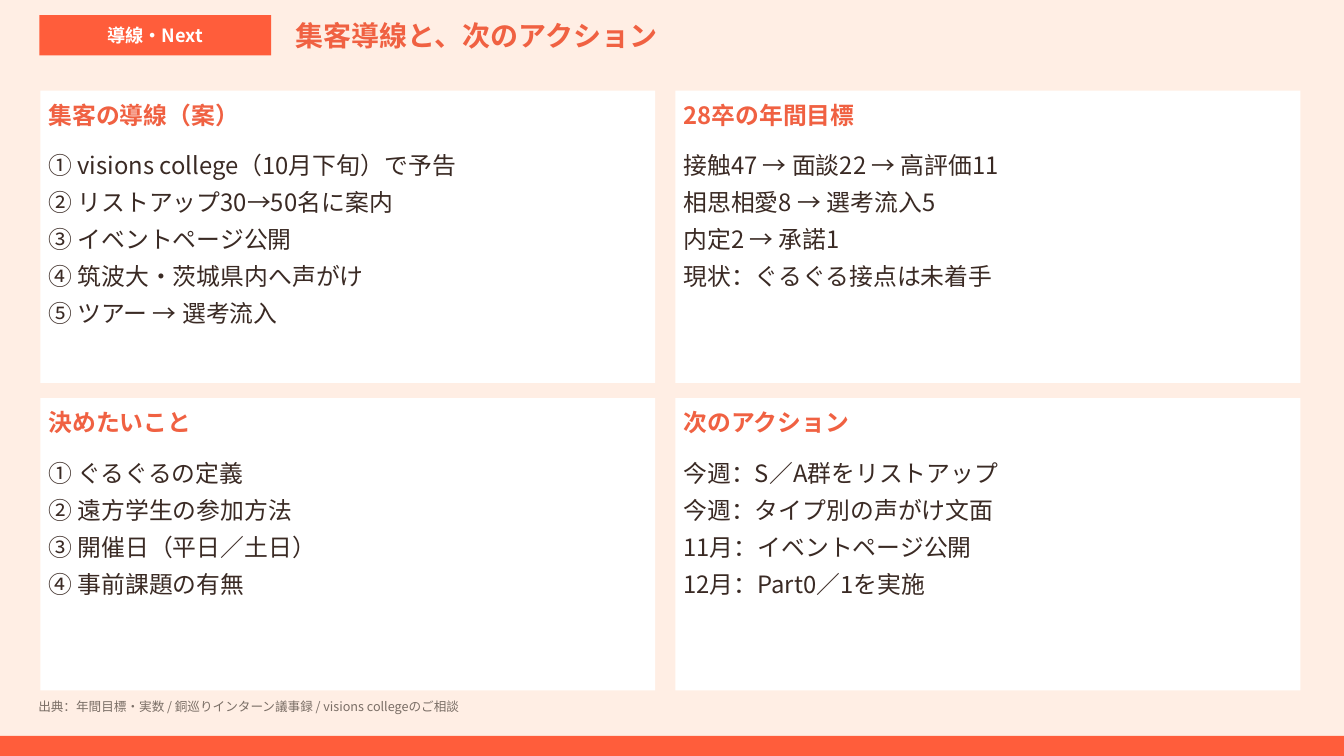
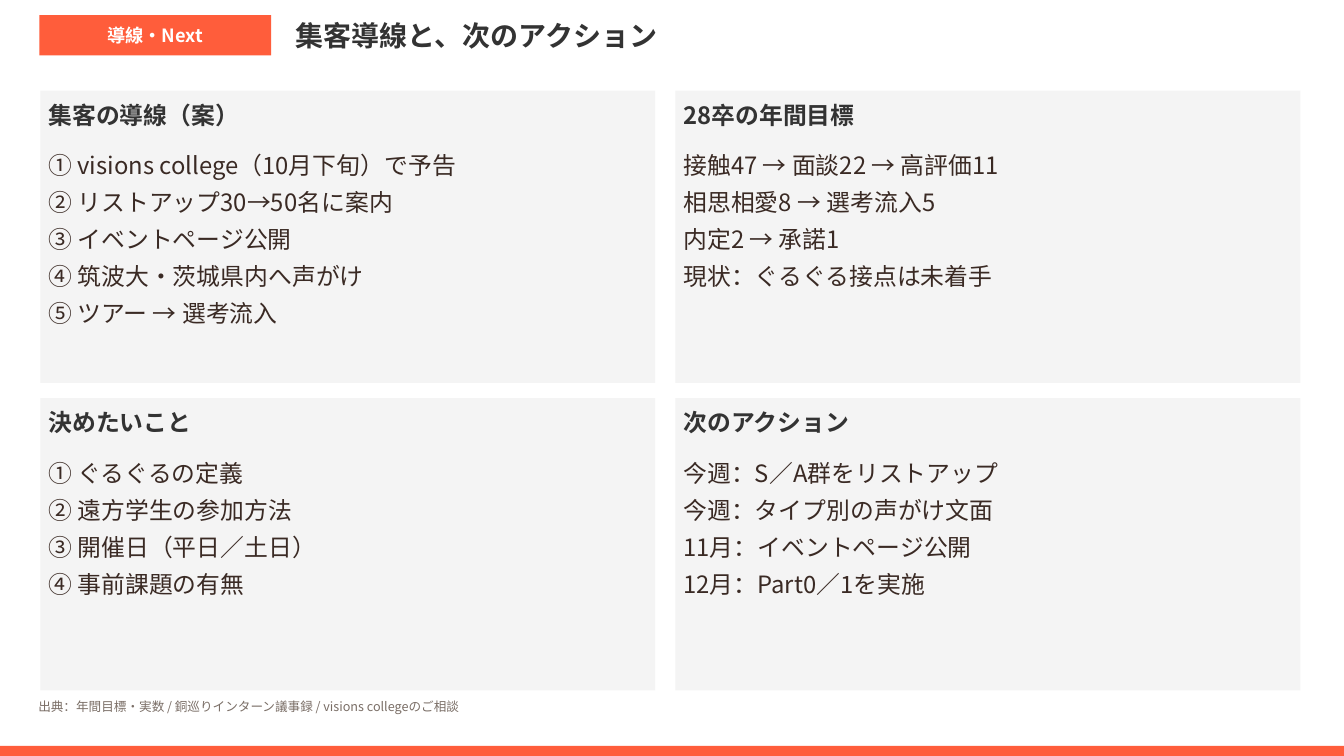
Before and after one commit to tatatatachan/claude, a slide deck: slide 7 of guruguru/guruguru_target_tour.pptx. Drawn at 1344x756 pixels with LibreOffice and Linux fonts; fonts in the diff are those of the drawing. Boxes give left, top, right and bottom in pixels: in the first picture for what was removed or moved away, otherwise in the second. Text is boxed around its words. In the diff, an @@ line names an element or a change of style, - is before the commit and + after.

```diff
--- a/guruguru/guruguru_target_tour.pptx
+++ b/guruguru/guruguru_target_tour.pptx
@@ background #FFEEE4 to #FFFFFF @@
@@ text colour #F06142 to #333333 in 5 elements at (295,22,657,49), (48,103,239,127), (683,103,854,126), (48,410,191,433), (683,411,849,433) @@
@@ fill #FFFFFF to #F4F4F4 in 4 elements at (40,91,655,383), (676,91,1301,383), (40,398,655,691), (676,398,1301,691) @@
@@ rectangle: place and size @@
-rectangle at (0,736,1344,756)
+rectangle at (0,746,1344,756)
```
Also in this commit, not shown: 6 other slides changed, 5 other files.
